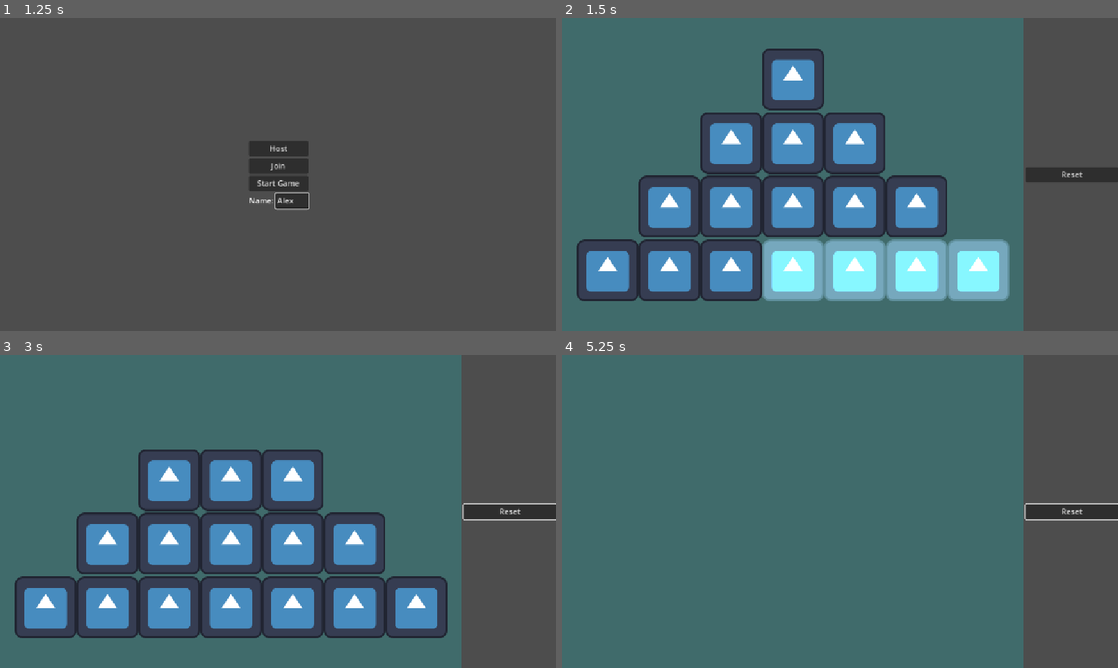
Above: before the commit, frames 1-4 (two rows, left to right).
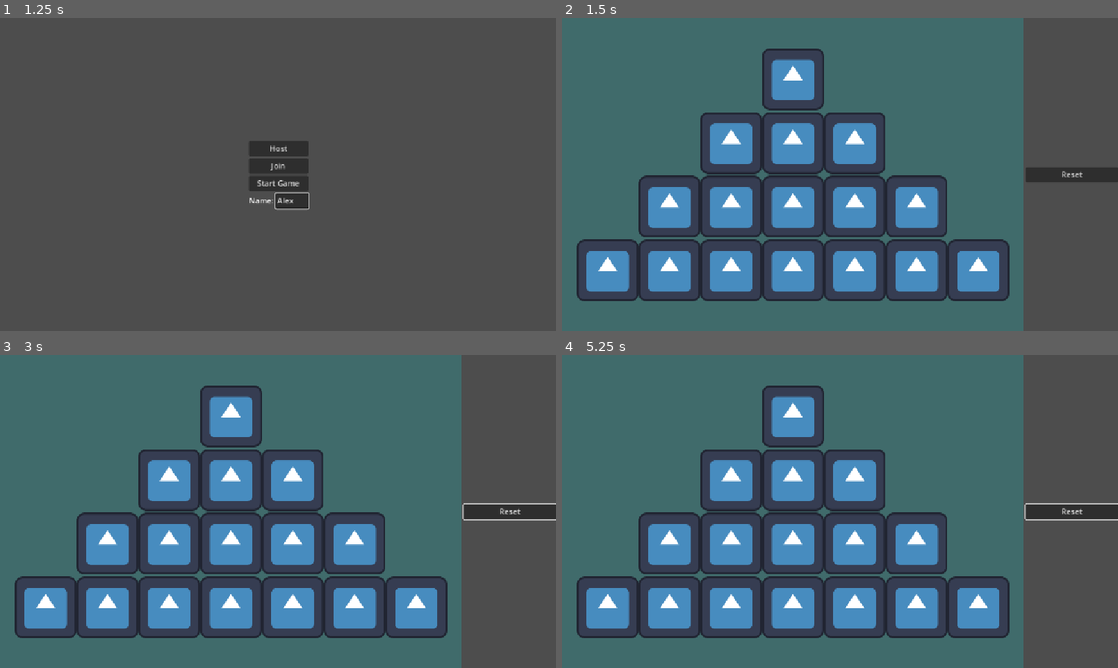
Above: after the commit, the same moments.

Repository: Samiser/nim
Game: Godot game, scene res://main.tscn
Two runs of this game, one before a commit and one after it. Both use one fixed random seed, a clock stepped at 60 frames per second and the inputs below. The engine's default icon, where the game draws it, is replaced by a stand-in: a white triangle on a blue panel in a dark square.
Inputs (mouse positions are in pixels of both pictures, inside the frame that each line leads up to):
- Up to frame 1 (1.25 s): click (289, 199) at 0.52 s; type "Alex" at 0.6 s
- Up to frame 2 (1.5 s): click "Start Game" at 1.25 s
- Up to frame 3 (3 s): click "Reset" at 2 s; move the mouse to (227, 414) at 2.77 s; click (227, 414) at 2.92 s
- Up to frame 4 (5.25 s): move the mouse to (728, 480) at 3.52 s; click (728, 480) at 3.67 s; move the mouse to (667, 542) at 4.27 s; click (667, 542) at 4.42 s; move the mouse to (606, 608) at 5.02 s; click (606, 608) at 5.17 s

Frame 1 is identical in both runs. In frame 2, 8.4% of the frame differs, in the area x 36-81%, y 70-91%; in frame 3, 2.1%; in frame 4, 35%, in the area x 2-81%, y 9-91%.

Commit message:
added turns and game manager autoload

Diff:
--- a/project.godot
+++ b/project.godot
@@ -18,6 +18,7 @@
 [autoload]
 
 Lobby="*res://scripts/autoloads/lobby.gd"
+GameManager="*res://scripts/managers/game_manager.gd"
 
 [debug]
 
--- a/scenes/game/board.gd
+++ b/scenes/game/board.gd
@@ -6,6 +6,12 @@
 @export var row_count := 4
 
 var token_row_scene := preload("res://scenes/game/token_row.tscn")
+
+func get_all_rows() -> Array[Node]:
+	return token_row_container.get_children()
+
+func get_row(index: int) -> Node:
+	return token_row_container.get_child(index)
 
 func _reset_board() -> void:
 	for child in token_row_container.get_children():
--- a/scenes/game/game.gd
+++ b/scenes/game/game.gd
@@ -1,7 +1,8 @@
 extends Control
 
 func _ready() -> void:
-	Lobby.player_loaded.rpc_id(1)
+	if not multiplayer.is_server():
+		Lobby.player_loaded.rpc_id(1)
 
 func start_game() -> void:
 	print("start!")
--- a/scenes/game/token_row.gd
+++ b/scenes/game/token_row.gd
@@ -52,29 +52,25 @@
 
 @rpc("authority", "call_remote", "reliable")
 func _rpc_apply_token_hover(index: int, highlight: bool) -> void:
-	if index >= 0:
-		_for_each_child_from(tokens.get_child(index), func(t: Token) -> void: t.highlight(highlight))
-	else:
-		_clear_highlight()
+	var token := tokens.get_child(index) if index >= 0 else null
+	_handle_token_hover(token, highlight)
 
 @rpc("authority", "call_remote", "reliable")
 func _rpc_apply_token_click(index: int) -> void:
 	var token := tokens.get_child(index)
-	_for_each_child_from(token, func(_t: Token) -> void: token_count -= 1)
+	_handle_token_click(token)
 	_clear_highlight()
 
 @rpc("any_peer", "call_remote", "reliable")
 func _rpc_request_token_hover(index: int, highlight: bool) -> void:
 	if not Lobby.multiplayer.is_server(): return
-	_handle_token_hover(tokens.get_child(index) if index >= 0 else null, highlight)
 	_rpc_apply_token_hover.rpc(index, highlight)
 
 @rpc("any_peer", "call_remote", "reliable")
 func _rpc_request_token_click(index: int) -> void:
 	if not Lobby.multiplayer.is_server(): return
-	var token := tokens.get_child(index)
-	_handle_token_click(token)
 	_rpc_apply_token_click.rpc(index)
+	GameManager.advance_turn()
 
 func _process(_delta: float) -> void:
 	_setup_tokens()
@@ -86,25 +82,26 @@
 	for i: int in range(index, children.size()):
 		f.call(children[i])
 
+func _is_my_turn() -> bool:
+	print(Lobby.multiplayer.get_unique_id(), " ", Lobby.current_turn_peer_id)
+	return Lobby.multiplayer.get_unique_id() == Lobby.current_turn_peer_id
+
 func _on_token_mouse_entered(token: Token) -> void:
-	if Lobby.multiplayer.is_server():
-		_handle_token_hover(token, true)
-	else:
-		var index := tokens.get_children().find(token)
-		_rpc_request_token_hover.rpc_id(1, index, true)
+	if not _is_my_turn():
+		return
+	var index := tokens.get_children().find(token)
+	_rpc_request_token_hover.rpc_id(1, index, true)
 
 func _on_token_mouse_exited(token: Token) -> void:
-	if Lobby.multiplayer.is_server():
-		_handle_token_hover(null, false)
-	else:
-		_rpc_request_token_hover.rpc_id(1, -1, false)
+	if not _is_my_turn():
+		return
+	_rpc_request_token_hover.rpc_id(1, -1, false)
 
 func _on_token_clicked(token: Token) -> void:
-	if Lobby.multiplayer.is_server():
-		_handle_token_click(token)
-	else:
-		var index := tokens.get_children().find(token)
-		_rpc_request_token_click.rpc_id(1, index)
+	if not _is_my_turn():
+		return
+	var index := tokens.get_children().find(token)
+	_rpc_request_token_click.rpc_id(1, index)
 
 func _attach_token_signals(token: Token) -> void:
 	token.mouse_off.connect(_on_token_mouse_exited)
--- a/scenes/ui/multiplayer_menu.gd
+++ b/scenes/ui/multiplayer_menu.gd
@@ -18,6 +18,7 @@
 
 func _on_start_button_down() -> void:
 	Lobby.load_game.rpc("scenes/game/game.tscn")
+	GameManager.start_game()
 
 func _ready() -> void:
 	host_button.pressed.connect(_on_host_button_down)
--- a/scripts/autoloads/lobby.gd
+++ b/scripts/autoloads/lobby.gd
@@ -12,8 +12,7 @@
 var players := {}
 var players_loaded := 0
 
-signal reset
-signal start
+var current_turn_peer_id := -1
 
 func create_game() -> Error:
 	var peer := ENetMultiplayerPeer.new()
@@ -40,6 +39,9 @@
 func remove_multiplayer_peer() -> void:
 	multiplayer.multiplayer_peer = null
 	players.clear()
+
+func get_peer_ids() -> Array:
+	return players.keys()
 
 @rpc("call_local", "reliable")
 func load_game(game_scene_path: String) -> void:
--- /dev/null
+++ b/scripts/managers/game_manager.gd
@@ -0,0 +1,22 @@
+extends Node
+
+var current_turn_peer_id: int = -1
+var turn_order: Array = []
+
+func start_game() -> void:
+	turn_order = Lobby.get_peer_ids()
+	advance_turn()
+
+func advance_turn() -> void:
+	if turn_order.is_empty():
+		return
+
+	var current_index := turn_order.find(current_turn_peer_id)
+	current_turn_peer_id = turn_order[(current_index + 1) % turn_order.size()]
+	print("New turn: ", current_turn_peer_id)
+
+	_set_current_turn.rpc(current_turn_peer_id)
+
+@rpc("authority", "call_remote", "reliable")
+func _set_current_turn(peer_id: int) -> void:
+	Lobby.current_turn_peer_id = peer_id
Not shown, added: scripts/managers/game_manager.gd.uid
